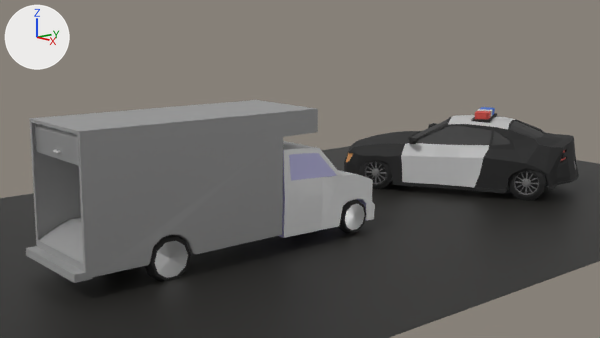
The Blender file Assets/Models/MiScusiModels/NewYork/Jackstuff/its a van2.blend: old version first, new version second.
The view is the same before and after, from the file's camera 'Camera'. The axes (+X, +Y, +Z) are drawn at upper left. The lights are the same throughout.

The older version as bpy lines, for what is in view:
```python
ob_cube_001 = bpy.data.objects.new('Cube.001', me_cop_cube_001)
ob_cube_001.location = (-0.511, 5.098, 0.0)
ob_cube_001.rotation_euler = (1.571, 0.0, -1.052)  # degrees (90, 0, -60)
ob_plane = bpy.data.objects.new('Plane', me_plane)
ob_plane.location = (0.0, 0.0, 0.0)
ob_plane.rotation_euler = (0.0, 1.571, 1.571)  # degrees (0, 90, 90)
ob_plane_001 = bpy.data.objects.new('Plane.001', me_plane_001)
ob_plane_001.location = (0.0, 0.0, -0.121)
ob_plane_001.rotation_euler = (0.0, 1.571, 1.571)  # degrees (0, 90, 90)
ob_plane_002 = bpy.data.objects.new('Plane.002', me_plane_002)
ob_plane_002.location = (-0.567, 0.0, -0.005)
ob_plane_002.scale = (3.74, 8.51, 8.51)
ob_torus_003 = bpy.data.objects.new('Torus.003', me_torus_004)
ob_torus_003.location = (0.507, -0.908, 0.22)
ob_torus_003.rotation_euler = (1.571, 0.0, 1.571)  # degrees (90, 0, 90)
ob_torus_003.scale = (0.223, 0.221, 0.328)
# also in view: 'Cylinder' at (0.0, -1.79, 1.49); 'Torus.004' at (0.49, 1.79, 0.23)
```
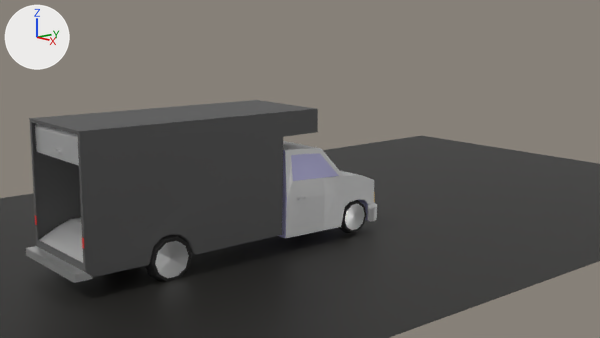
Where the newer file only moved an object's origin or applied its transform, the numbers keep the older frame.

Where the change shows, as pixel boxes (x1, y1, x2, y2) in the pictures (600 x 338 px):
'Plane', recoloured
    both: (26, 100, 318, 283)
'Cube.001', hidden
    before: (344, 107, 579, 201)
'Plane.001', reshaped
    before: (279, 141, 375, 238)
    after: (278, 141, 377, 238)
'Torus.003', moved
    before: (145, 235, 191, 281)
    after: (146, 235, 191, 281)

Diff of the bpy script that builds the scene:
```diff
--- a/Assets/Models/MiScusiModels/NewYork/Jackstuff/its a van2.blend.py
+++ b/Assets/Models/MiScusiModels/NewYork/Jackstuff/its a van2.blend.py
@@ mat_material_001 @@
 mat_material_001 = principled_material('Material.001')
-mat_material_001.base_color = (0.402, 0.402, 0.402)  # grey #aaaaaa
+mat_material_001.base_color = (0.13, 0.13, 0.13)  # dark grey #656565
 mat_material_001.metallic = 0.361
@@ mat_material_003 @@
+mat_material_003 = principled_material('Material.003')
+mat_material_003.base_color = (0.8, 0.473, 0.057)  # yellow #e7b744
@@ me_plane_001 @@
 # used by ob_plane_001; location = (0.0, 0.0, -0.121); rotation_euler = (0.0, 1.571, 1.571), in degrees (0, 90, 90)
-me_plane_001.from_pydata(...)  # 77 vertices, 62 faces; spans x -1.33..-0.25, y 0.0..0.6, z 0.65..2.17
+me_plane_001.from_pydata(...)  # 127 vertices, 101 faces; spans x -1.33..-0.25, y -0.66..0.66, z 0.65..2.19
+# me_plane_001 part 1
+# 1 vertex is removed from x -0.48, y 0.54, z 2.13
+# 4 faces are deleted
+# 40 vertices in x -1.33..-0.27, y 0.5..0.6, z 0.65..2.12 move by (0.0, 0.03, 0.0)
+# 4 vertices in x -0.75..-0.27, y 0.56..0.6, z 0.65..1.53 move by (0.0, 0.04, 0.0)
+# 9 vertices move from x -0.48..-0.25, y 0.0..0.55, z 2.03..2.17 to x -0.61..-0.25, y 0.0..0.61, z 2.03..2.19
+# 11 vertices are added at x -0.62..-0.48, y 0.0..0.57, z 2.12..2.15
+# 5 new faces join them, mat_material_005 (light grey #e1e1e1)
+# 2 new faces join them, mat_material (white #e7e7e7)
+# 4 new faces join them, mat_material_003 (yellow #e7b744)
 me_plane_001.materials.append(mat_material_004)
 me_plane_001.materials.append(mat_material_005)
+me_plane_001.materials.append(mat_material_003)  # yellow #e7b744
+me_plane_001.materials.append(mat_material)  # white #e7e7e7
@@ ob_cube_001 @@
 ob_cube_001.rotation_euler = (1.571, 0.0, -1.052)  # degrees (90, 0, -60)
+ob_cube_001.hide_set(True)
@@ ob_torus_003 @@
 ob_torus_003 = bpy.data.objects.new('Torus.003', me_torus_004)
-ob_torus_003.location = (0.507, -0.908, 0.22)
+ob_torus_003.location = (0.522, -0.908, 0.22)
 ob_torus_003.rotation_euler = (1.571, 0.0, 1.571)  # degrees (90, 0, 90)
```
